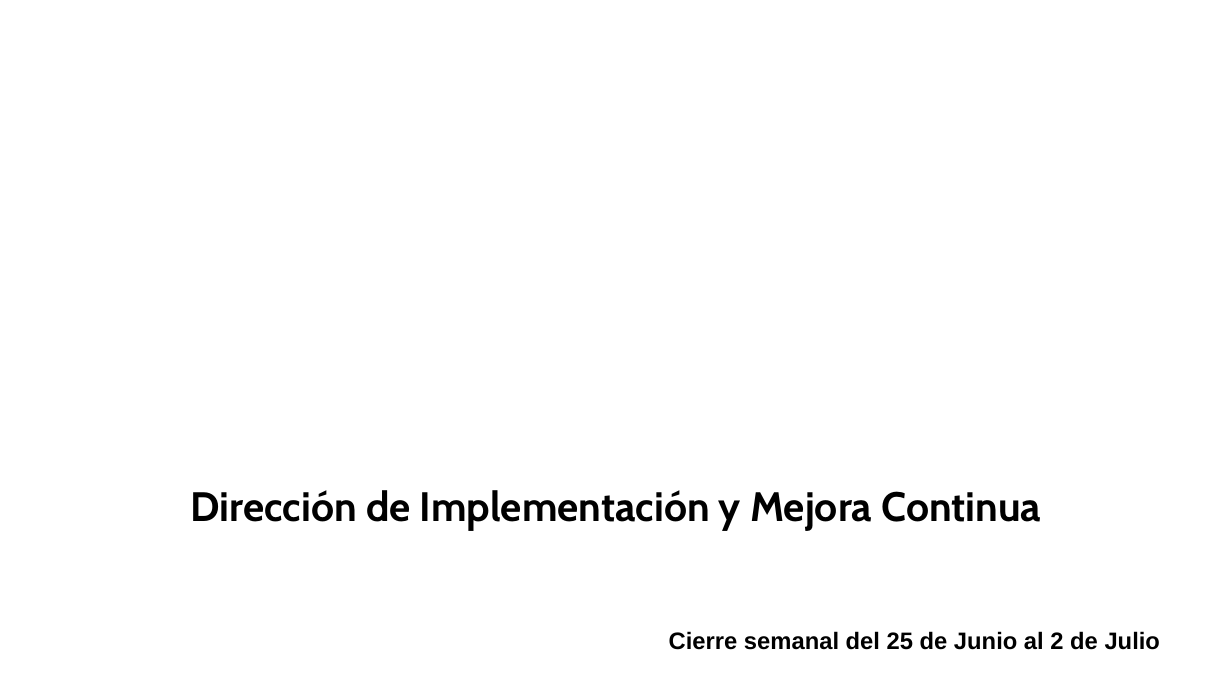
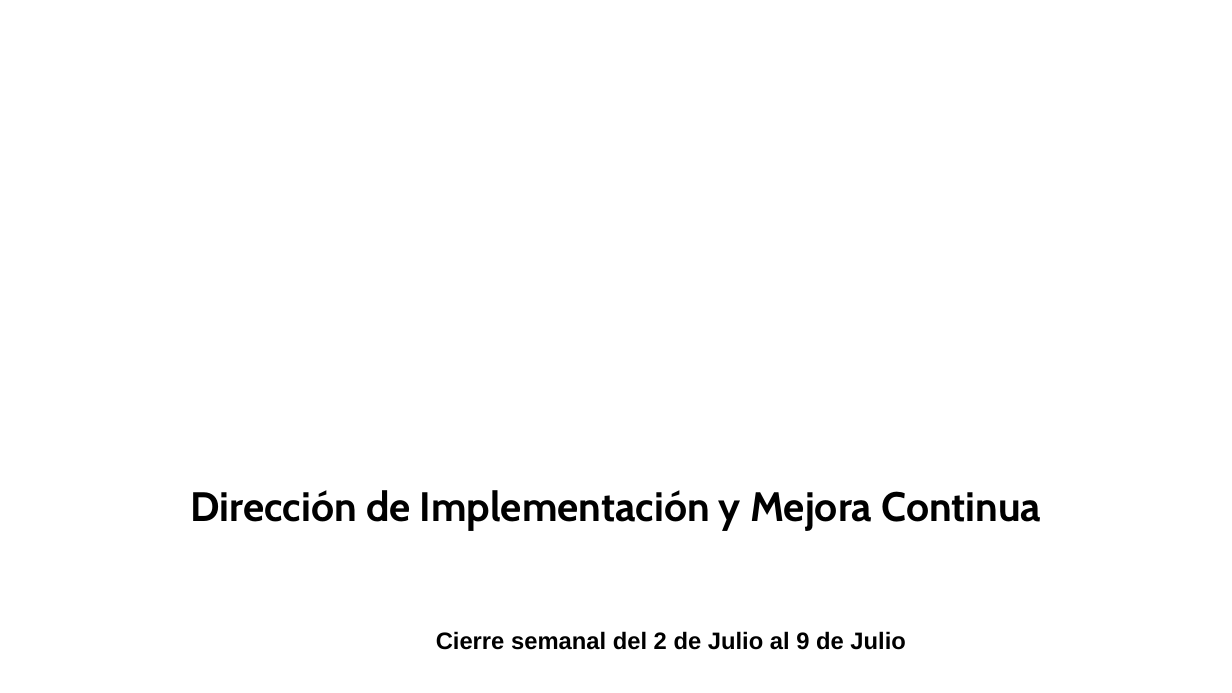
Before and after one commit to DTI-Dashboard/Proyectos, a slide deck: slide 1 of cierre_base.pptx. Drawn at 1232x693 pixels with LibreOffice and Linux fonts; fonts in the diff are those of the drawing; background and template pictures are left out. Boxes give left, top, right and bottom in pixels: in the first picture for what was removed or moved away, otherwise in the second. Text is boxed around its words. In the diff, an @@ line names an element or a change of style, - is before the commit and + after.

Commit message:
reporte: actualizar cierre_base.pptx (bajo demanda)

```diff
--- a/cierre_base.pptx
+++ b/cierre_base.pptx
@@ text at <box>436,631,905,650</box>: text changed @@
-Cierre semanal del 25 de Junio al 2 de Julio
+Cierre semanal del 2 de Julio al 9 de Julio
```
Also in this commit, not shown: 2 other slides changed.
